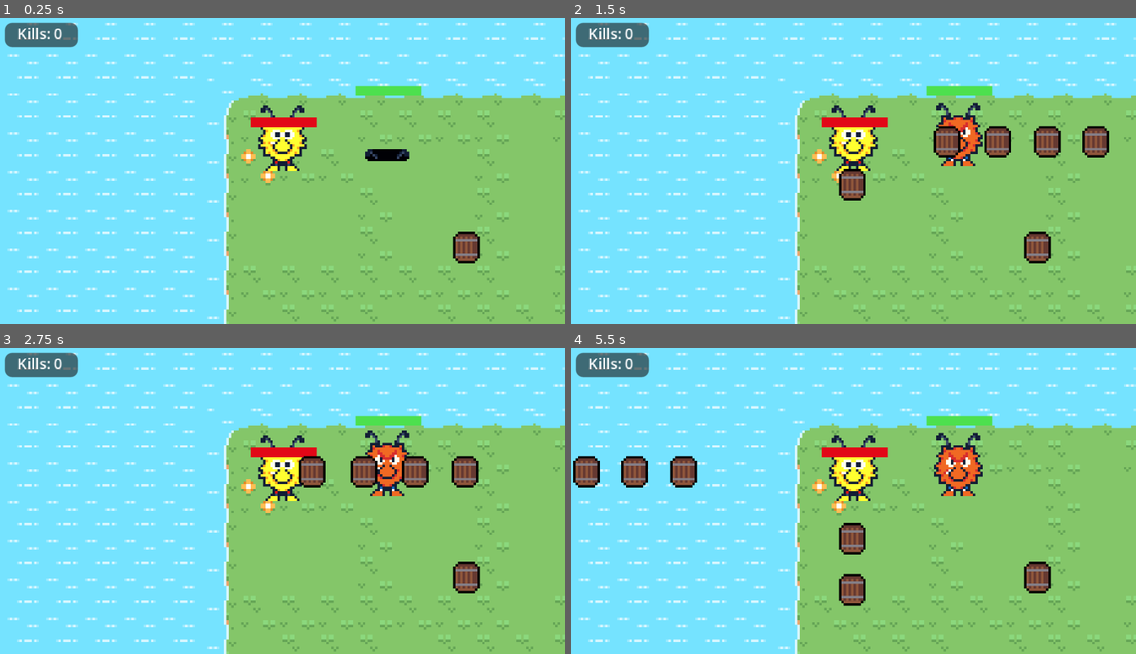
Above: before the commit, frames 1-4 (two rows, left to right).
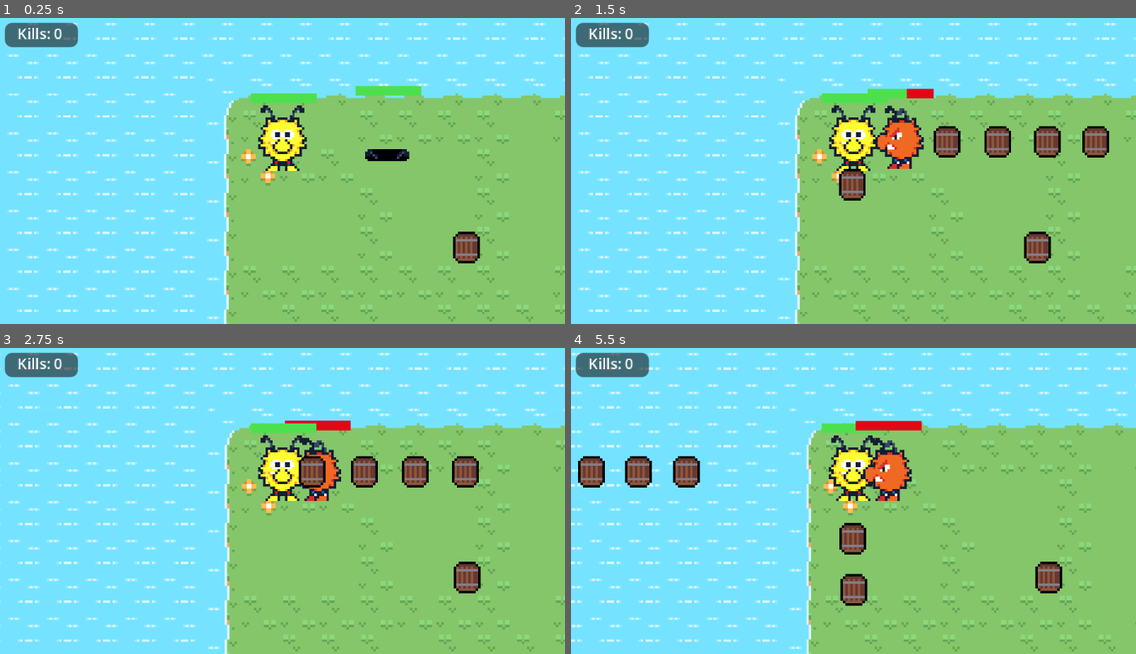
Above: after the commit, the same moments.

Repository: BonnGameDevKurs/gamedevgame
Game: Godot game, scene res://scenes/main.tscn
The game is run twice, just before and just after one commit, with the same random seed, the same clock (stepped at 60 frames per second) and the same inputs. This scene is started directly instead of the project's main scene.
Inputs:
- Up to frame 1 (0.25 s): no input
- Up to frame 2 (1.5 s): hold Right (fire_right) 0.53-1.28 s; hold Down (fire_down) from 1.28 s (still down)
- Up to frame 3 (2.75 s): release Down (fire_down) at 2.03 s; hold Right (fire_right) from 2.03 s (still down)
- Up to frame 4 (5.5 s): release Right (fire_right) at 2.78 s; hold Up (fire_up) 2.78-3.53 s; hold Left (fire_left) 3.53-5.03 s; hold Down (fire_down) from 5.03 s (still down)

The runs differ from the first frame. In frame 1, 0.8% of the frame differs, in the area x 44-57%, y 24-36%; in frame 2, 3.4%; in frame 3, 5.2%; in frame 4, 15%, in the area x 0-100%, y 1-100%.

Commit message:
fix player

Diff:
--- a/characters/player/Player.tscn
+++ b/characters/player/Player.tscn
@@ -1,7 +1,9 @@
-[gd_scene load_steps=30 format=3 uid="uid://dn5pmqnms068s"]
+[gd_scene load_steps=32 format=3 uid="uid://dn5pmqnms068s"]
 
 [ext_resource type="Script" uid="uid://dfkyw376uwd0x" path="res://characters/player/player.gd" id="1_q3uxj"]
 [ext_resource type="Texture2D" uid="uid://bist5dnvdc7se" path="res://assets/player/wusel-spritesheet.png" id="2_jr8aq"]
+[ext_resource type="Script" uid="uid://b1w1jgjnlxvm1" path="res://misc/hurt_box/hurt_box.gd" id="3_ibj0t"]
+[ext_resource type="PackedScene" uid="uid://wknbi2gm8gp" path="res://misc/health_bar/health_bar.tscn" id="4_xoccb"]
 
 [sub_resource type="CapsuleShape2D" id="CapsuleShape2D_jr8aq"]
 radius = 2.0
@@ -239,10 +241,15 @@
 [node name="Bullet_pos_left" type="Node2D" parent="Shoot_positions"]
 position = Vector2(-11, 0)
 
-[node name="PlayerHurtBox" type="Area2D" parent="."]
+[node name="HurtBox" type="Area2D" parent="." groups=["Player"]]
 position = Vector2(0, -13)
-collision_layer = 2
-collision_mask = 2
-
-[node name="CollisionShape2D" type="CollisionShape2D" parent="PlayerHurtBox"]
+script = ExtResource("3_ibj0t")
+metadata/_custom_type_script = "uid://b1w1jgjnlxvm1"
+
+[node name="CollisionShape2D" type="CollisionShape2D" parent="HurtBox"]
 shape = SubResource("CircleShape2D_uks75")
+
+[node name="HealthBar" parent="." node_paths=PackedStringArray("hurt_box") instance=ExtResource("4_xoccb")]
+offset_top = -32.0
+offset_bottom = -28.0
+hurt_box = NodePath("../HurtBox")
--- a/characters/player/patrone.gd
+++ b/characters/player/patrone.gd
@@ -1,9 +1,12 @@
 extends RigidBody2D
 
-var dmg = 10
+
+func _ready():
+	$HitBox.hit.connect(_on_hit)
+
 
 # Function to handle collision detection
-func _on_body_entered(body):
+func _on_hit():
 	print("boom")
 	await get_tree().create_timer(0.5).timeout
-	queue_free()  # Remove the bullet from the scene
+	queue_free()
--- a/characters/player/patrone.tscn
+++ b/characters/player/patrone.tscn
@@ -1,10 +1,13 @@
-[gd_scene load_steps=4 format=3 uid="uid://dlwtryaro3xug"]
+[gd_scene load_steps=6 format=3 uid="uid://dlwtryaro3xug"]
 
 [ext_resource type="Script" uid="uid://bcbend7as31lp" path="res://characters/player/patrone.gd" id="1_uoupb"]
 [ext_resource type="Texture2D" uid="uid://b1kc1ujkcgs2l" path="res://assets/keg.png" id="1_yr613"]
+[ext_resource type="Script" uid="uid://c2f6esow4sew4" path="res://misc/hit_box/hit_box.gd" id="3_frevo"]
 
 [sub_resource type="CircleShape2D" id="CircleShape2D_4j4b0"]
 radius = 7.0
+
+[sub_resource type="CircleShape2D" id="CircleShape2D_l508w"]
 
 [node name="RigidBody2D" type="RigidBody2D" groups=["Bullet"]]
 collision_layer = 2
@@ -23,4 +26,10 @@
 position = Vector2(0, -0.5)
 texture = ExtResource("1_yr613")
 
-[connection signal="body_entered" from="." to="." method="_on_body_entered"]
+[node name="HitBox" type="Area2D" parent="." groups=["Bullet"]]
+position = Vector2(0, 1)
+script = ExtResource("3_frevo")
+metadata/_custom_type_script = "uid://c2f6esow4sew4"
+
+[node name="CollisionShape2D" type="CollisionShape2D" parent="HitBox"]
+shape = SubResource("CircleShape2D_l508w")
--- a/characters/player/player.gd
+++ b/characters/player/player.gd
@@ -13,10 +13,6 @@
 @export var fire_rate = 0.2
 var can_fire = true
 
-# Health and HealthBar
-@export var max_health: int = 100
-@export var health_bar: ProgressBar
-var health: int
 
 var bullet = preload("res://characters/player/patrone.tscn")
 
@@ -29,11 +25,6 @@
 	motion_mode = MOTION_MODE_FLOATING
 	$AnimatedSprite2D.play("idle_down")
 
-	# Set up the players resources
-	health = max_health
-
-	# Set up the health bar
-	#ahealth_bar.init(self)
 
 
 func _physics_process(_delta):
--- a/misc/health_bar/health_bar.gd
+++ b/misc/health_bar/health_bar.gd
@@ -7,5 +7,5 @@
 	self.min_value = 0
 	self.value = self.max_value
 
-func update():
+func _process(_delta):
 	self.value = hurt_box.health
--- a/misc/hit_box/hit_box.gd
+++ b/misc/hit_box/hit_box.gd
@@ -1,4 +1,15 @@
 class_name HitBox
 extends Area2D
 
+signal hit()
+
 @export var damage: int = 10
+
+func _on_area_entered(area: Area2D):
+	if not area is HurtBox:
+		return
+	var affected_by = area.affected_by_groups
+	for group in get_groups():
+		if group in affected_by:
+			hit.emit()
+			return
--- a/scenes/main.tscn
+++ b/scenes/main.tscn
@@ -1,9 +1,8 @@
-[gd_scene load_steps=8 format=4 uid="uid://h164m4d5wn4j"]
+[gd_scene load_steps=7 format=4 uid="uid://h164m4d5wn4j"]
 
 [ext_resource type="PackedScene" uid="uid://dn5pmqnms068s" path="res://characters/player/Player.tscn" id="1_6gmmr"]
 [ext_resource type="TileSet" uid="uid://o2pw3q66ur8l" path="res://assets/tilesets/grass_water_dirt/grass_water_dirt_tileset.tres" id="1_81ydp"]
 [ext_resource type="Texture2D" uid="uid://b1kc1ujkcgs2l" path="res://assets/keg.png" id="3_5a437"]
-[ext_resource type="PackedScene" uid="uid://wknbi2gm8gp" path="res://misc/health_bar/health_bar.tscn" id="3_o6xl0"]
 [ext_resource type="Script" uid="uid://c666rt15y1p67" path="res://misc/kill_counter_label.gd" id="8_tipki"]
 [ext_resource type="PackedScene" uid="uid://nvsa1hfsclia" path="res://characters/enemy/enemy.tscn" id="9_85g3d"]
 
@@ -19,19 +18,13 @@
 tile_map_data = PackedByteArray("AAAKAAcABAAFAAAAAAAKAAYABAADAAEAAAAKAAUABAADAAAAAAAKAAQABAADAAAAAAAKAAMABAADAAAAAAAKAA …(6832 unchanged characters)…
 tile_set = ExtResource("1_81ydp")
 
-[node name="Player" parent="." node_paths=PackedStringArray("health_bar") instance=ExtResource("1_6gmmr")]
+[node name="Player" parent="." instance=ExtResource("1_6gmmr")]
 position = Vector2(18, 26)
-health_bar = NodePath("HealthBar")
 
 [node name="Camera2D" type="Camera2D" parent="Player"]
 limit_smoothed = true
 position_smoothing_enabled = true
 position_smoothing_speed = 15.0
-
-[node name="HealthBar" parent="Player" instance=ExtResource("3_o6xl0")]
-offset_top = -22.0
-offset_bottom = -18.0
-script = null
 
 [node name="Keg2" type="RigidBody2D" parent="."]
 position = Vector2(94, 56)
